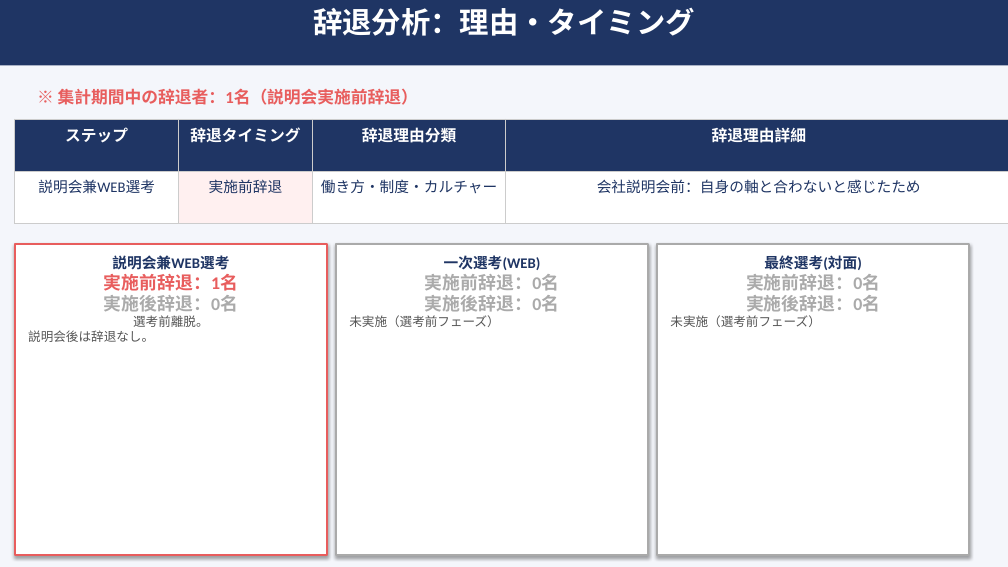
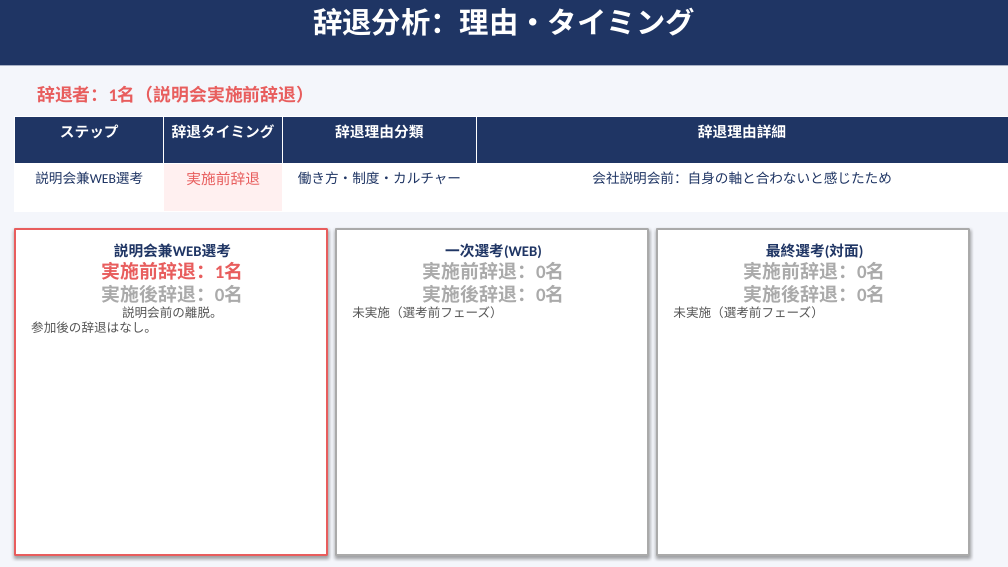
Before and after one commit to syoukaku007-star/daiki, a slide deck: slide 7 of 上位校採用分析レポート_2026_v2.pptx. Drawn at 1008x567 pixels with LibreOffice and Linux fonts; fonts in the diff are those of the drawing. Boxes give left, top, right and bottom in pixels: in the first picture for what was removed or moved away, otherwise in the second. Text is boxed around its words. In the diff, an @@ line names an element or a change of style, - is before the commit and + after.

```diff
--- a/上位校採用分析レポート_2026_v2.pptx
+++ b/上位校採用分析レポート_2026_v2.pptx
@@ text at bbox=[37, 86, 314, 103]: text changed; size 16 to 17 pt @@
-※ 集計期間中の辞退者：1名（説明会実施前辞退）
+辞退者：1名（説明会実施前辞退）
@@ table at bbox=[15, 116, 1008, 212] @@
@@ size 15 to 14 pt in "ステップ", "辞退タイミング", "辞退理由分類", "辞退理由詳細" @@
@@ size 14 to 13 pt in "説明会兼WEB選考", "働き方・制度・カルチャー", "会社説明会前：自身の軸と合わないと感じたため" @@
@@ text colour #1F3564 to #E85D5D in "実施前辞退" @@
@@ borders changed @@
@@ rectangle: place and size @@
-rectangle at bbox=[15, 244, 327, 555]
+rectangle at bbox=[15, 229, 327, 555]
@@ text "説明会兼WEB選考": place and size @@
-text "説明会兼WEB選考" at bbox=[28, 255, 238, 342]
+text "説明会兼WEB選考" at bbox=[31, 243, 244, 333]
@@ rectangle: place and size @@
-rectangle at bbox=[336, 244, 648, 555]
+rectangle at bbox=[336, 229, 648, 555]
@@ text "一次選考(WEB)": place and size @@
-text "一次選考(WEB)" at bbox=[349, 255, 559, 327]
+text "一次選考(WEB)" at bbox=[352, 243, 565, 318]
@@ rectangle: place and size @@
-rectangle at bbox=[657, 244, 969, 555]
+rectangle at bbox=[657, 229, 969, 555]
@@ text "最終選考(対面)": place and size @@
-text "最終選考(対面)" at bbox=[670, 255, 880, 327]
+text "最終選考(対面)" at bbox=[673, 243, 886, 318]
@@ text at bbox=[102, 262, 244, 303]: size 17 to 18 pt in "実施前辞退：1名", "実施後辞退：0名" @@
@@ text at bbox=[423, 262, 565, 303]: size 17 to 18 pt in "実施前辞退：0名", "実施後辞退：0名" @@
@@ text at bbox=[744, 262, 886, 303]: size 17 to 18 pt in "実施前辞退：0名", "実施後辞退：0名" @@
@@ text at bbox=[31, 306, 223, 333]: text changed @@
-選考前離脱。
-説明会後は辞退なし。
+説明会前の離脱。
+参加後の辞退はなし。
```
Also in this commit, not shown: 7 other slides changed.
